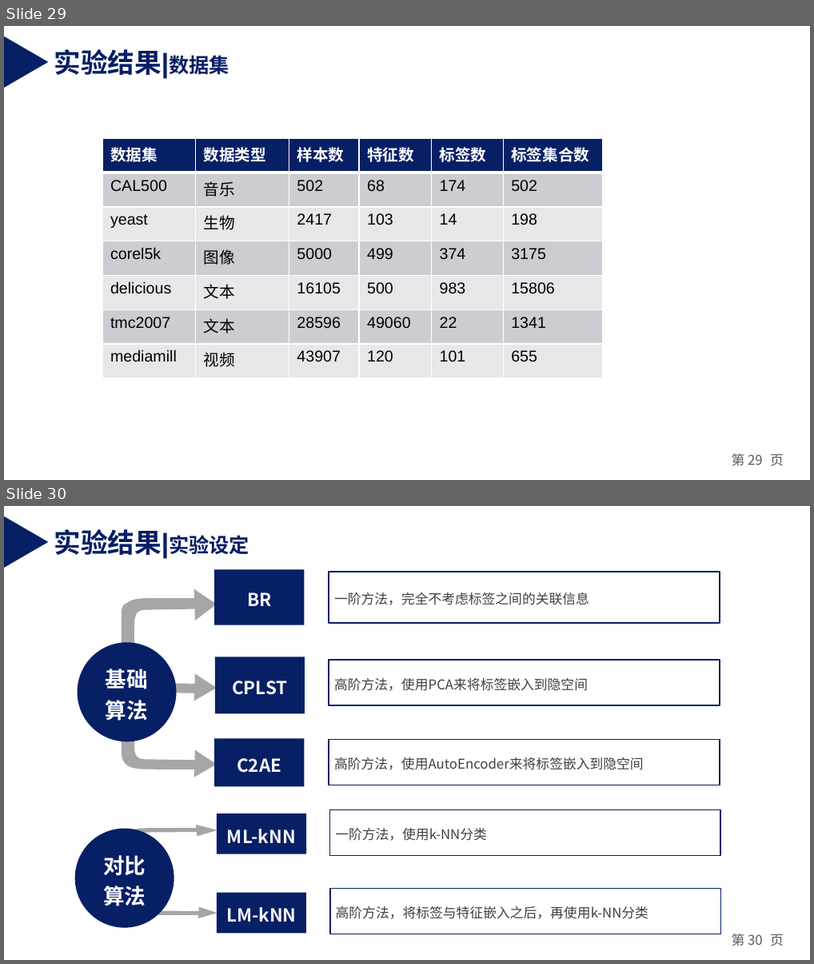
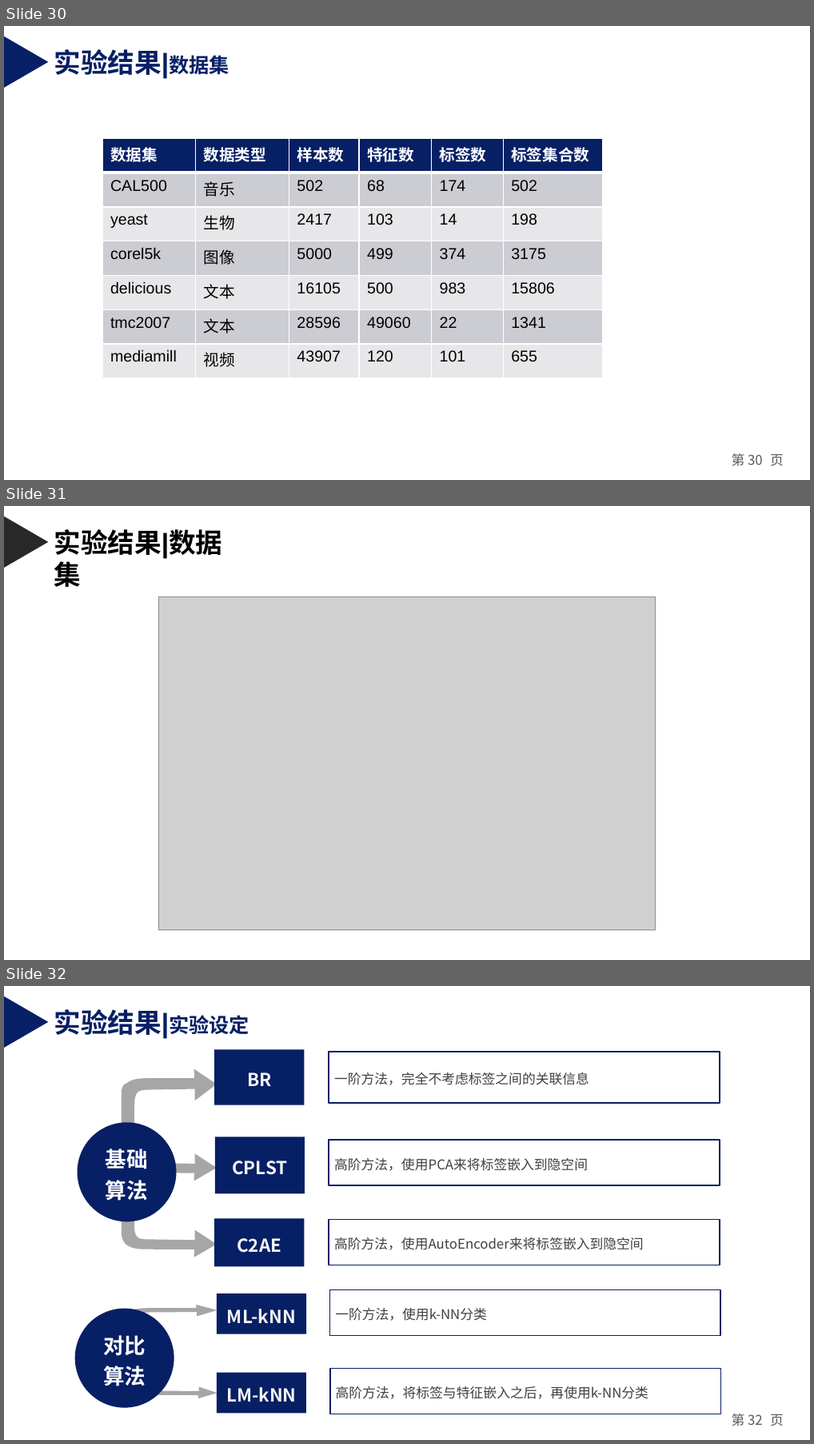
Before and after one commit to weixiao2333/zjuthesis-mphil, a slide deck: 硕士毕业论文答辩PPT.pptx. Shown one above the other, each under a label of ours: slides 29 and 30 before the commit, slides 30, 31 and 32 after it. The pictures are 814x964 and 814x1444 pixels, drawn with LibreOffice and Linux fonts; fonts in the diff are those of the drawing; grey boxes stand for pictures. Boxes give left, top, right and bottom in pixels: in the first picture for what was removed or moved away, otherwise in the second. Text is boxed around its words. In the diff, an @@ line names an element or a change of style, - is before the commit and + after.

```diff
--- a/硕士毕业论文答辩PPT.pptx
+++ b/硕士毕业论文答辩PPT.pptx
@@ slide 31 added at (4,506,810,960), background #FFFFFF @@
@@ triangle added at (5,516,49,568), fill #282828 @@
@@ text added at (54,529,223,587), 24 pt, text #000000, bold @@
+实验结果|数据集
@@ picture added at (159,596,655,929) @@
@@ what was slide 29 is now slide 30 @@
@@ page number at (732,453,784,466): text changed @@
-第 29 页
+第 30 页
@@ what was slide 30 is now slide 32 @@
@@ page number at (732,1413,784,1426): text changed @@
-第 30 页
+第 32 页
```
Also in this commit, not shown: 2 slides changed, 2 other slides added.
